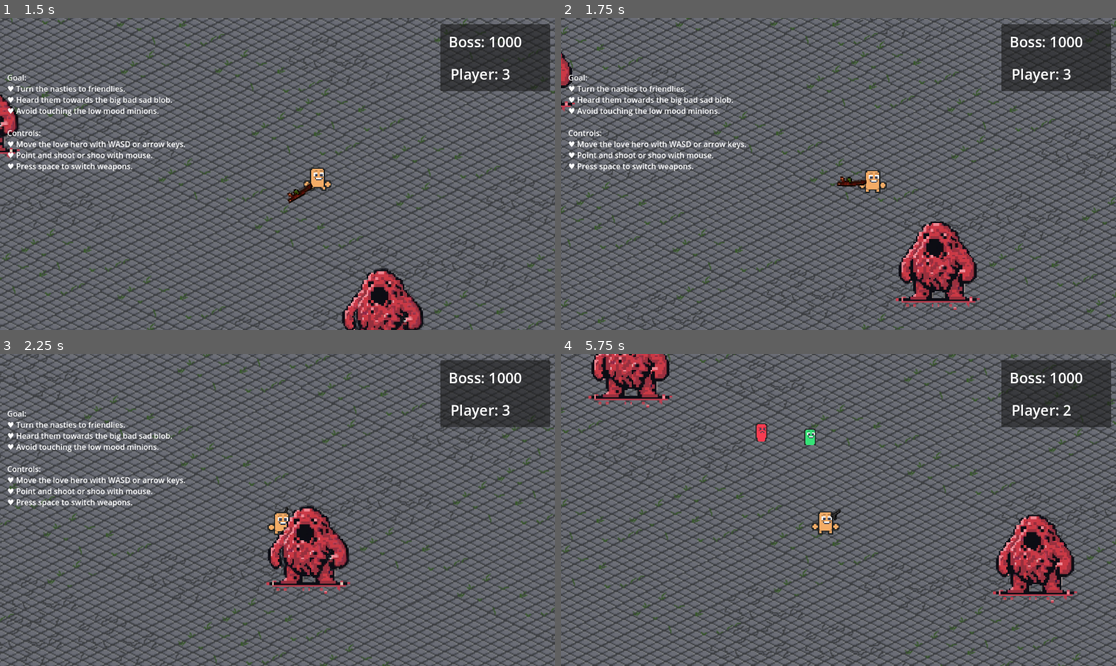
Above: before the commit, frames 1-4 (two rows, left to right).
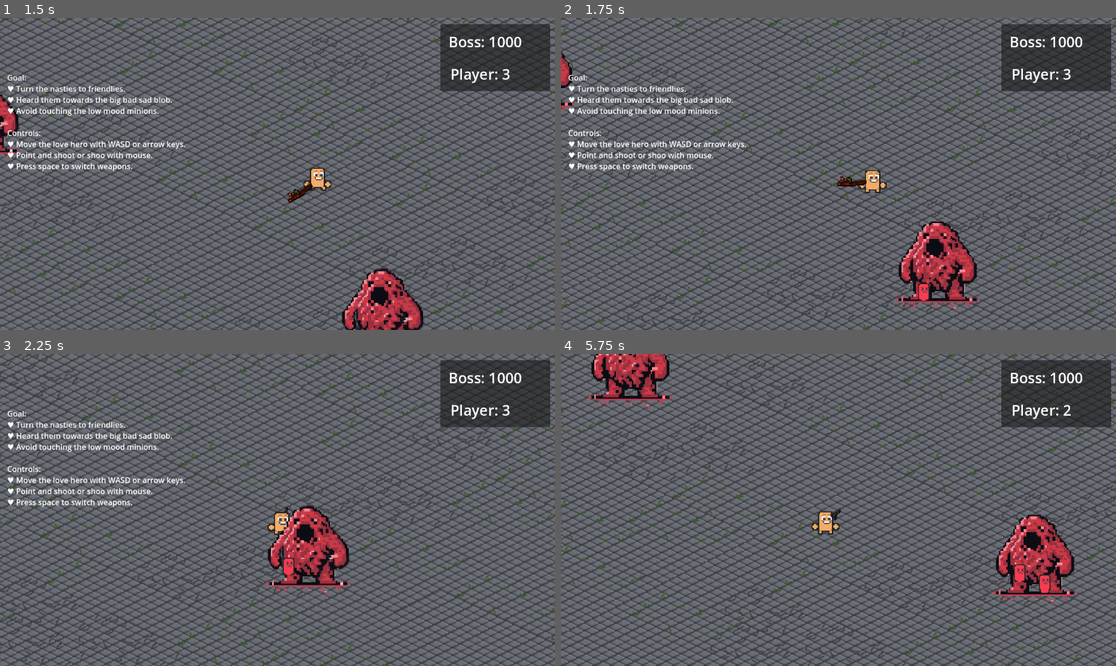
Above: after the commit, the same moments.

Repository: Aartwoo0/fgj24_laughgame
Game: Godot game, scene res://Scenes/Levels/Main.tscn
Same seed, same stepped clock (60 frames per second), same inputs: the game is played once before the commit and once after it.
Inputs (mouse positions are in pixels of both pictures, inside the frame that each line leads up to):
- Up to frame 1 (1.5 s): tap Enter at 0.5 s; move the mouse to (122, 127) at 0.52 s; hold D (move_right) 0.53-1.28 s; tap Space (next_weapon) at 0.6 s; move the mouse to (166, 189) at 1.27 s; hold S (move_down) from 1.28 s (still down); click (166, 189) at 1.35 s
- Up to frame 2 (1.75 s): keep holding S (move_down)
- Up to frame 3 (2.25 s): move the mouse to (333, 441) at 2.02 s; release S (move_down) at 2.03 s; hold D (move_right) from 2.03 s (still down); tap Space (next_weapon) at 2.1 s
- Up to frame 4 (5.75 s): move the mouse to (810, 572) at 2.77 s; release D (move_right) at 2.78 s; hold W (move_up) 2.78-3.53 s; click (810, 572) at 2.85 s; move the mouse to (1005, 556) at 3.52 s; hold A (move_left) 3.53-5.03 s; tap Space (next_weapon) at 3.6, 5.1 s; move the mouse to (672, 463) at 4.27 s; click (672, 463) at 4.35 s; move the mouse to (866, 510) at 5.02 s; hold S (move_down) from 5.03 s (still down)

Frame 1 is identical in both runs. In frame 2, 0.1% of the frame differs, in the area x 64-67%, y 85-91%; in frame 3, 0.1%; in frame 4, 0.5%, in the area x 35-89%, y 22-77%.

Commit message:
Both bosses spawn

Diff:
--- a/Src/Main.gd
+++ b/Src/Main.gd
@@ -3,11 +3,17 @@
 var enemyTemplate : PackedScene = load("res://Scenes/Components/enemy.tscn")
 var aimCursor = load("res://Assets/aim.png")
 var rng = RandomNumberGenerator.new()
+var bosses = []
 
 # Called when the node enters the scene tree for the first time.
 func _ready():
 	Input.set_custom_mouse_cursor(aimCursor)
 	Input.set_mouse_mode(Input.MOUSE_MODE_CONFINED)
+
+	for child in get_children():
+		# Prefer to use type, but did not work
+		if "Boss" in child.name:
+			bosses.append(child)
 
 func _unhandled_input(event):
 	if event is InputEventKey:
@@ -19,9 +25,10 @@
 	pass
 
 func _on_spawn():
+	var boss = bosses[randi() % bosses.size()]
 	var enemy = enemyTemplate.instantiate()
-	enemy.position.x = $Boss.position.x + rng.randi_range(-50,50)
-	enemy.position.y = $Boss.position.y + 50
+	enemy.position.x = boss.position.x + rng.randi_range(-50,50)
+	enemy.position.y = boss.position.y + 50
 	enemy.target = $Player
 	self.add_child(enemy)
 
